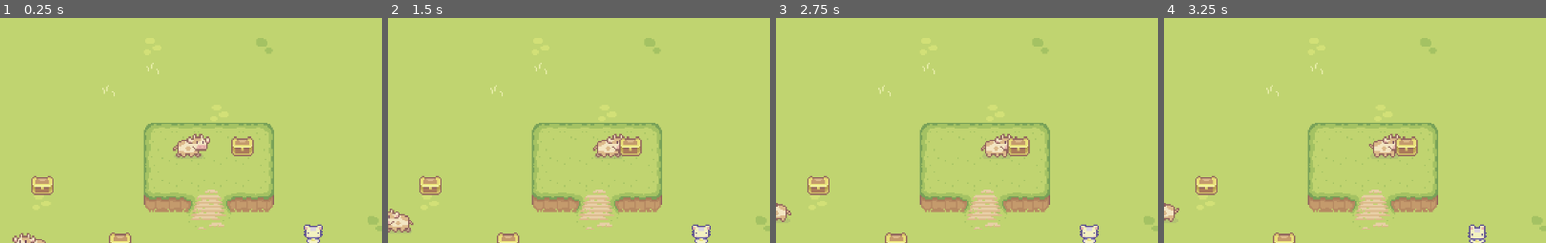
Above: before the commit, frames 1-4 (left to right).
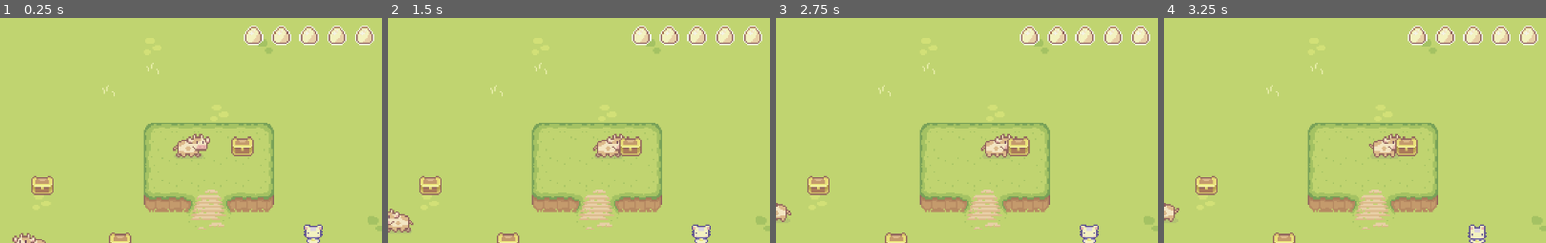
Above: after the commit, the same moments.

Repository: nehaltangudu12/CS415Final
Game: Godot game, scene res://Levels/game_level.tscn
Same seed, same stepped clock (60 frames per second), same inputs: the game is played once before the commit and once after it.
Inputs (mouse positions are % of the whole screen's width and height, from its top left):
- Up to frame 1 (0.25 s): no input
- Up to frame 2 (1.5 s): click (42, 10) at 0.52 s; click (46, 10) at 1.27 s
- Up to frame 3 (2.75 s): click (49, 10) at 2.02 s
- Up to frame 4 (3.25 s): click (53, 10) at 2.77 s
The pictures show only the part of the screen within x 9-59%, y 2-52%; the shares and areas given below are measured in that part.

The runs differ from the first frame. In frame 1, 1.8% of the frame differs, in the area x 63-98%, y 3-13%; in frame 2, 1.8%; in frame 3, 1.8%; in frame 4, 1.8%.

Commit message:
Inventory system base
Start of the inventory system code, has inventory item resource, ui for displaying inventory.
NEXT -> Implement pickups and usage

Diff:
--- a/Characters/NPC/Cow/cow.gd
+++ b/Characters/NPC/Cow/cow.gd
@@ -17,7 +17,7 @@
 func _ready() -> void:
 	pick_new_state()
 
-func _physics_process(delta: float) -> void:
+func _physics_process(_delta: float) -> void:
 	if (current_state == COW_STATE.WALK):
 		# Update velocity
 		velocity = move_direction.normalized() * move_speed
--- a/Characters/Player/player_cat.gd
+++ b/Characters/Player/player_cat.gd
@@ -4,12 +4,14 @@
 @export var starting_direciton: Vector2 = Vector2(0, 1)
 
 @onready var animation_tree = $AnimationTree
+
 @onready var state_machine = animation_tree.get("parameters/playback")
 
 func _ready() -> void:
 	update_animation_parameters(starting_direciton)
 
-func _physics_process(delta: float) -> void:
+
+func _physics_process(_delta: float) -> void:
 	# Get input direction
 	var input_direction = Vector2(
 		Input.get_action_strength("right") - Input.get_action_strength("left"),
--- /dev/null
+++ b/Levels/game_level.gd
@@ -0,0 +1,22 @@
+extends Node2D
+
+@onready var pause_menu = $Camera2D/PauseMenu
+var paused = false
+
+# Catching inputs for interaction and inventory
+func _input(event):
+	if event.is_action_pressed("interact"):
+		print("Interacting!")
+	if event.is_action_pressed("inventory"):
+		pauseMenu()
+
+# Pause Logic
+func pauseMenu():
+	if paused:
+		pause_menu.hide()
+		Engine.time_scale = 1
+	else:
+		pause_menu.show()
+		Engine.time_scale = 0
+
+	paused = !paused
--- a/Levels/game_level.tscn
+++ b/Levels/game_level.tscn
@@ -1,5 +1,6 @@
-[gd_scene load_steps=27 format=4 uid="uid://b4t4wmqtf1wjm"]
-
+[gd_scene load_steps=30 format=4 uid="uid://b4t4wmqtf1wjm"]
+
+[ext_resource type="Script" uid="uid://sej1q3wjvr8u" path="res://Levels/game_level.gd" id="1_0ooie"]
 [ext_resource type="PackedScene" uid="uid://l6oecmvfr7a7" path="res://Characters/Player/player_cat.tscn" id="1_up8ek"]
 [ext_resource type="Texture2D" uid="uid://b1tasarm33pfe" path="res://Assets/Sprout Lands - Sprites - Basic pack/Tilesets/Grass.png" id="2_bskef"]
 [ext_resource type="Texture2D" uid="uid://das1n7a1f1goh" path="res://Assets/Sprout Lands - Sprites - Basic pack/Tilesets/Hills.png" id="3_ds5vk"]
@@ -14,6 +15,8 @@
 [ext_resource type="Texture2D" uid="uid://642g21ndoeua" path="res://Assets/Sprout Lands - Sprites - Basic pack/Tilesets/Tilled_Dirt_Wide_v2.png" id="12_sf1a6"]
 [ext_resource type="PackedScene" uid="uid://bew0slr5bajyo" path="res://Characters/NPC/Cow/cow.tscn" id="13_ds5vk"]
 [ext_resource type="PackedScene" uid="uid://rdcew8xgnvv7" path="res://Objects/Chest/chest.tscn" id="14_um5wi"]
+[ext_resource type="PackedScene" uid="uid://l8xtpy0co1om" path="res://Menu/pause_menu.tscn" id="15_alay0"]
+[ext_resource type="Resource" uid="uid://bia5i2p7vck5l" path="res://Menu/myInv.tres" id="15_jw0rm"]
 
 [sub_resource type="TileSetAtlasSource" id="TileSetAtlasSource_fct0e"]
 texture = ExtResource("2_bskef")
@@ -567,6 +570,7 @@
 
 [node name="GameLevel" type="Node2D"]
 y_sort_enabled = true
+script = ExtResource("1_0ooie")
 
 [node name="PlayerCat" parent="." instance=ExtResource("1_up8ek")]
 position = Vector2(476, 212)
@@ -595,6 +599,13 @@
 [node name="Camera2D" type="Camera2D" parent="."]
 position = Vector2(476, 212)
 
+[node name="PauseMenu" parent="Camera2D" instance=ExtResource("15_alay0")]
+offset_left = -157.0
+offset_top = -152.0
+offset_right = -157.0
+offset_bottom = -152.0
+inv = ExtResource("15_jw0rm")
+
 [node name="Cow" parent="." instance=ExtResource("13_ds5vk")]
 position = Vector2(277, 218)
 
--- /dev/null
+++ b/Menu/egg.tres
@@ -0,0 +1,10 @@
+[gd_resource type="Resource" script_class="InvItem" load_steps=3 format=3 uid="uid://dldakjwolpio3"]
+
+[ext_resource type="Script" uid="uid://rwy1bekjxd4m" path="res://Menu/inv_item.gd" id="1_6naki"]
+[ext_resource type="Texture2D" uid="uid://bj46m58pxrucb" path="res://Assets/Sprout Lands - Sprites - Basic pack/Objects/Egg_item.png" id="2_evhaq"]
+
+[resource]
+script = ExtResource("1_6naki")
+name = "Egg"
+texture = ExtResource("2_evhaq")
+metadata/_custom_type_script = "uid://rwy1bekjxd4m"
--- /dev/null
+++ b/Menu/inv_item.gd
@@ -0,0 +1,6 @@
+extends Resource
+
+class_name InvItem
+
+@export var name: String = ""
+@export var texture: Texture2D
--- /dev/null
+++ b/Menu/inventory.gd
@@ -0,0 +1,5 @@
+extends Resource
+
+class_name Inv
+
+@export var items: Array[InvItem]
--- /dev/null
+++ b/Menu/myInv.tres
@@ -0,0 +1,10 @@
+[gd_resource type="Resource" script_class="Inv" load_steps=4 format=3 uid="uid://bia5i2p7vck5l"]
+
+[ext_resource type="Script" uid="uid://rwy1bekjxd4m" path="res://Menu/inv_item.gd" id="1_oq2jv"]
+[ext_resource type="Resource" uid="uid://dldakjwolpio3" path="res://Menu/egg.tres" id="2_8pqfh"]
+[ext_resource type="Script" uid="uid://cmap7vvkna4wv" path="res://Menu/inventory.gd" id="3_d8swv"]
+
+[resource]
+script = ExtResource("3_d8swv")
+items = Array[ExtResource("1_oq2jv")]([ExtResource("2_8pqfh"), ExtResource("2_8pqfh"), ExtResource("2_8pqfh"), ExtResource("2_8pqfh"), ExtResource("2_8pqfh")])
+metadata/_custom_type_script = "uid://cmap7vvkna4wv"
--- /dev/null
+++ b/Menu/pause_menu.gd
@@ -0,0 +1,48 @@
+extends Control
+
+@export var inv: Inv
+@onready var slot1 =  $MarginContainer/HBoxContainer/Slot1
+@onready var slot2 =  $MarginContainer/HBoxContainer/Slot2
+@onready var slot3 =  $MarginContainer/HBoxContainer/Slot3
+@onready var slot4 =  $MarginContainer/HBoxContainer/Slot4
+@onready var slot5 =  $MarginContainer/HBoxContainer/Slot5
+
+var selected = slot1
+
+# Setting textures for inventory and selecting items
+func _ready() -> void:
+	slot1.texture_normal = inv.items[0].texture
+	slot2.texture_normal = inv.items[1].texture
+	slot3.texture_normal = inv.items[2].texture
+	slot4.texture_normal = inv.items[3].texture
+	slot5.texture_normal = inv.items[4].texture
+
+
+func _input(event):
+	if event.is_action_pressed("inventory"):
+		slot1.texture_normal = inv.items[0].texture
+		slot2.texture_normal = inv.items[1].texture
+		slot3.texture_normal = inv.items[2].texture
+		slot4.texture_normal = inv.items[3].texture
+		slot5.texture_normal = inv.items[4].texture
+
+func _on_slot_1_pressed() -> void:
+	print("slot_1")
+	print(inv.items[0].name)
+	selected = slot1
+
+func _on_slot_2_pressed() -> void:
+	print("slot_2")
+	selected = slot2
+
+func _on_slot_3_pressed() -> void:
+	print("slot_3")
+	selected = slot3
+
+func _on_slot_4_pressed() -> void:
+	print("slot_4")
+	selected = slot4
+
+func _on_slot_5_pressed() -> void:
+	print("slot_5")
+	selected = slot5
--- /dev/null
+++ b/Menu/pause_menu.tscn
@@ -0,0 +1,56 @@
+[gd_scene load_steps=4 format=3 uid="uid://l8xtpy0co1om"]
+
+[ext_resource type="Script" uid="uid://vkkex5ydcakp" path="res://Menu/pause_menu.gd" id="1_05uyy"]
+[ext_resource type="Texture2D" uid="uid://sic858yd3cs7" path="res://Assets/Sprout Lands - Sprites - Basic pack/Objects/Free_Chicken_House.png" id="1_hdmo1"]
+[ext_resource type="Texture2D" uid="uid://bj46m58pxrucb" path="res://Assets/Sprout Lands - Sprites - Basic pack/Objects/Egg_item.png" id="2_nwcfo"]
+
+[node name="PauseMenu" type="Control"]
+layout_mode = 3
+anchors_preset = 15
+anchor_right = 1.0
+anchor_bottom = 1.0
+offset_right = -4.0
+offset_bottom = -5.0
+grow_horizontal = 2
+grow_vertical = 2
+script = ExtResource("1_05uyy")
+
+[node name="MarginContainer" type="MarginContainer" parent="."]
+layout_mode = 0
+offset_right = 308.0
+offset_bottom = 48.0
+
+[node name="HBoxContainer" type="HBoxContainer" parent="MarginContainer"]
+layout_mode = 2
+alignment = 1
+
+[node name="Slot1" type="TextureButton" parent="MarginContainer/HBoxContainer"]
+layout_mode = 2
+texture_normal = ExtResource("1_hdmo1")
+texture_pressed = ExtResource("2_nwcfo")
+
+[node name="Slot2" type="TextureButton" parent="MarginContainer/HBoxContainer"]
+layout_mode = 2
+texture_normal = ExtResource("1_hdmo1")
+texture_pressed = ExtResource("2_nwcfo")
+
+[node name="Slot3" type="TextureButton" parent="MarginContainer/HBoxContainer"]
+layout_mode = 2
+texture_normal = ExtResource("1_hdmo1")
+texture_pressed = ExtResource("2_nwcfo")
+
+[node name="Slot4" type="TextureButton" parent="MarginContainer/HBoxContainer"]
+layout_mode = 2
+texture_normal = ExtResource("1_hdmo1")
+texture_pressed = ExtResource("2_nwcfo")
+
+[node name="Slot5" type="TextureButton" parent="MarginContainer/HBoxContainer"]
+layout_mode = 2
+texture_normal = ExtResource("1_hdmo1")
+texture_pressed = ExtResource("2_nwcfo")
+
+[connection signal="mouse_entered" from="MarginContainer/HBoxContainer/Slot1" to="." method="_on_slot_1_mouse_entered"]
+[connection signal="pressed" from="MarginContainer/HBoxContainer/Slot1" to="." method="_on_slot_1_pressed"]
+[connection signal="pressed" from="MarginContainer/HBoxContainer/Slot2" to="." method="_on_slot_2_pressed"]
+[connection signal="pressed" from="MarginContainer/HBoxContainer/Slot3" to="." method="_on_slot_3_pressed"]
+[connection signal="pressed" from="MarginContainer/HBoxContainer/Slot4" to="." method="_on_slot_4_pressed"]
--- a/project.godot
+++ b/project.godot
@@ -20,6 +20,10 @@
 window/size/viewport_width=1100
 window/stretch/mode="canvas_items"
 window/stretch/scale=2.0
+
+[dotnet]
+
+project/assembly_name="GodotCrashCourse"
 
 [input]
 
@@ -47,6 +51,17 @@
 , Object(InputEventKey,"resource_local_to_scene":false,"resource_name":"","device":-1,"window_id":0,"alt_pressed":false …(186 unchanged characters)…
 ]
 }
+interact={
+"deadzone": 0.2,
+"events": [Object(InputEventMouseButton,"resource_local_to_scene":false,"resource_name":"","device":-1,"window_id":0,"alt_pressed":false,"shift_pressed":false,"ctrl_pressed":false,"meta_pressed":false,"button_mask":2,"position":Vector2(159, 1),"global_position":Vector2(168, 49),"factor":1.0,"button_index":2,"canceled":false,"pressed":true,"double_click":false,"script":null)
+, Object(InputEventKey,"resource_local_to_scene":false,"resource_name":"","device":-1,"window_id":0,"alt_pressed":false,"shift_pressed":false,"ctrl_pressed":false,"meta_pressed":false,"pressed":false,"keycode":0,"physical_keycode":4194309,"key_label":0,"unicode":0,"location":0,"echo":false,"script":null)
+]
+}
+inventory={
+"deadzone": 0.2,
+"events": [Object(InputEventKey,"resource_local_to_scene":false,"resource_name":"","device":-1,"window_id":0,"alt_pressed":false,"shift_pressed":false,"ctrl_pressed":false,"meta_pressed":false,"pressed":false,"keycode":0,"physical_keycode":4194306,"key_label":0,"unicode":0,"location":0,"echo":false,"script":null)
+]
+}
 
 [rendering]
 
Not shown, added: Levels/game_level.gd.uid
Not shown, added: Menu/inv_item.gd.uid
Not shown, added: Menu/inventory.gd.uid
Not shown, added: Menu/pause_menu.gd.uid
